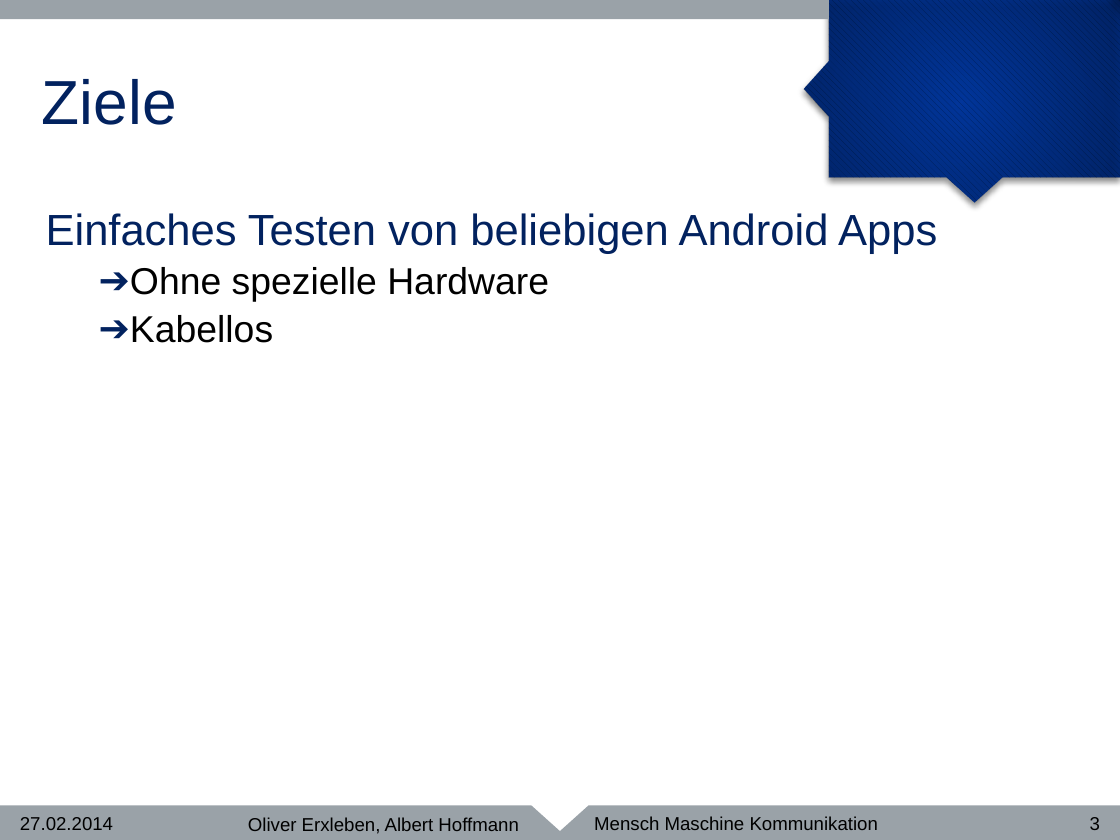
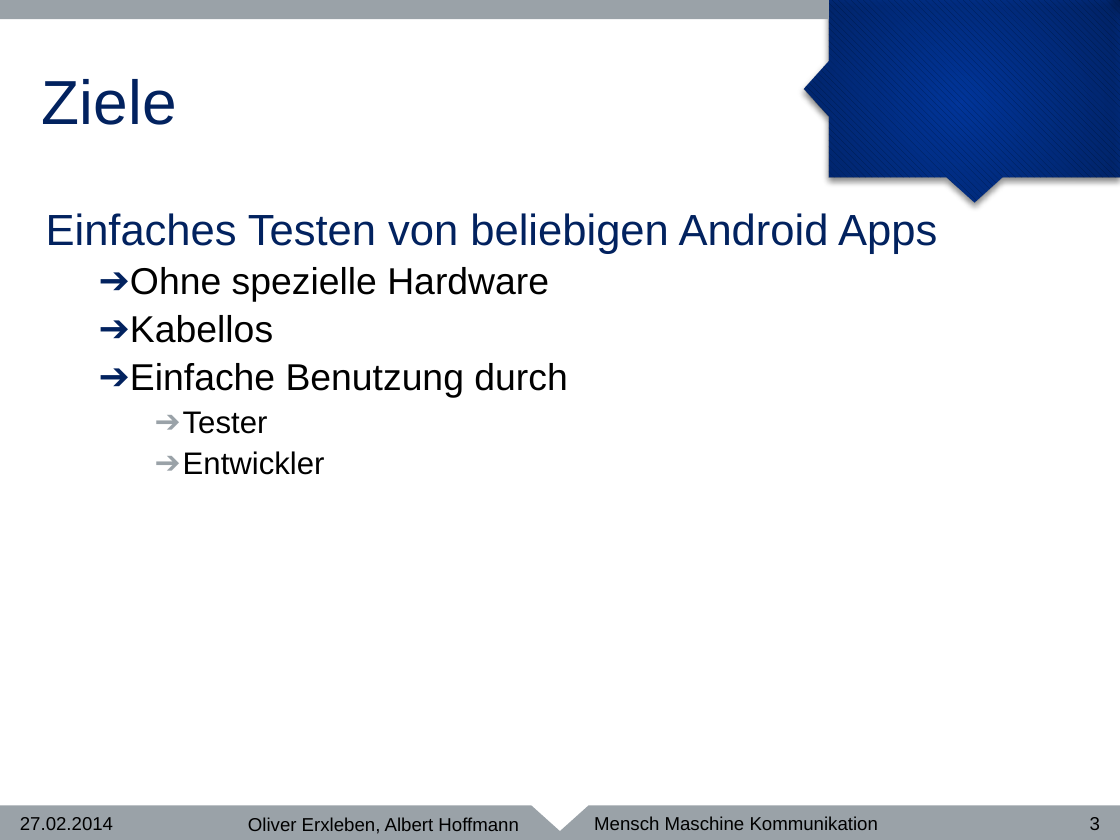
Before and after one commit to Chromdioxyde/hipsterbility, a slide deck: slide 3 of presentation/MMK.pptm. Drawn at 1120x840 pixels with LibreOffice and Linux fonts; fonts in the diff are those of the drawing; background and template pictures are left out. Boxes give left, top, right and bottom in pixels: in the first picture for what was removed or moved away, otherwise in the second. Text is boxed around its words. In the diff, an @@ line names an element or a change of style, - is before the commit and + after.

```diff
--- a/presentation/MMK.pptm
+++ b/presentation/MMK.pptm
@@ text at box(130, 363, 567, 475): paragraphs added @@
+  ➔ Einfache Benutzung durch
+    ➔ Tester
+    ➔ Entwickler
```
Also in this commit, not shown: 1 other slide changed, 4 slides added, 9 other files.
